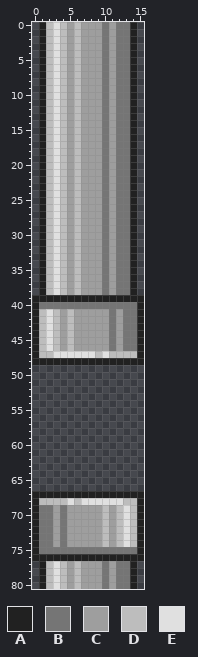
One commit to this sprite sheet: sprites/spr_flappyBirdPipe/9708090f-5f1f-4d06-b54e-a9c6e8c786bc.png. Above, as it was before the edit.
The file is 16x81 pixels.
Palette (. is transparent): A #212121  B #757575  C #9e9e9e  D #bdbdbd  E #e0e0e0
Pixels before, first column x 0:
 0 .ADEDCDCCCBCBBA.
 1 .ADEDCDCCCBCBBA.
 2 .ADEDCDCCCBCBBA.
 3 .ADEDCDCCCBCBBA.
 4 .ADEDCDCCCBCBBA.
 5 .ADEDCDCCCBCBBA.
 6 .ADEDCDCCCBCBBA.
 7 .ADEDCDCCCBCBBA.
 8 .ADEDCDCCCBCBBA.
 9 .ADEDCDCCCBCBBA.
10 .ADEDCDCCCBCBBA.
11 .ADEDCDCCCBCBBA.
12 .ADEDCDCCCBCBBA.
13 .ADEDCDCCCBCBBA.
14 .ADEDCDCCCBCBBA.
15 .ADEDCDCCCBCBBA.
16 .ADEDCDCCCBCBBA.
17 .ADEDCDCCCBCBBA.
18 .ADEDCDCCCBCBBA.
19 .ADEDCDCCCBCBBA.
20 .ADEDCDCCCBCBBA.
21 .ADEDCDCCCBCBBA.
22 .ADEDCDCCCBCBBA.
23 .ADEDCDCCCBCBBA.
24 .ADEDCDCCCBCBBA.
25 .ADEDCDCCCBCBBA.
26 .ADEDCDCCCBCBBA.
27 .ADEDCDCCCBCBBA.
28 .ADEDCDCCCBCBBA.
29 .ADEDCDCCCBCBBA.
30 .ADEDCDCCCBCBBA.
31 .ADEDCDCCCBCBBA.
32 .ADEDCDCCCBCBBA.
33 .ADEDCDCCCBCBBA.
34 .ADEDCDCCCBCBBA.
35 .ADEDCDCCCBCBBA.
36 .ADEDCDCCCBCBBA.
37 .ADEDCDCCCBCBBA.
38 .ADEDCDCCCBCBBA.
39 AAAAAAAAAAAAAAAA
40 ABBBBBBBBBBBBBBA
41 ADEDCDCCCCCBCBBA
42 ADEDCDCCCCCBCBBA
43 ADEDCDCCCCCBCBBA
44 ADEDCDCCCCCBCBBA
45 ADEDCDCCCCCBCBBA
46 ADEDCDCCCCCBCBBA
47 ADDEEEEEEDEDDDDA
48 AAAAAAAAAAAAAAAA
49 ................
50 ................
51 ................
52 ................
53 ................
54 ................
55 ................
56 ................
57 ................
58 ................
59 ................
60 ................
61 ................
62 ................
63 ................
64 ................
65 ................
66 ................
67 AAAAAAAAAAAAAAAA
68 ADDDDEDEEEEEEDDA
69 ABBCBCCCCCDCDEDA
70 ABBCBCCCCCDCDEDA
71 ABBCBCCCCCDCDEDA
72 ABBCBCCCCCDCDEDA
73 ABBCBCCCCCDCDEDA
74 ABBCBCCCCCDCDEDA
75 ABBBBBBBBBBBBBBA
76 AAAAAAAAAAAAAAAA
77 .ADEDCDCCCBCBBA.
78 .ADEDCDCCCBCBBA.
79 .ADEDCDCCCBCBBA.
80 .ADEDCDCCCBCBBA.
Now the later version:
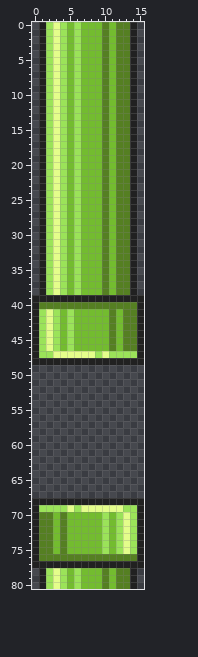
The edit:
Colour B changes from #757575 to #557f22.
Colour C changes from #9e9e9e to #73bc2f.
Colour D changes from #bdbdbd to #9be359.
Colour E changes from #e0e0e0 to #e4fd8b.
Colour A is added in row 77 at x 0 and 15.
Colour A replaces colour B in row 77 at x 10 and 12 to 13.
Colour A replaces colour C in row 77 at x 5, 7 to 9 and 11.
Colour A replaces colour D in row 68 at x 1 to 4, 6 and 13 to 14; in row 77 at x 2, 4 and 6.
Colour A replaces colour E in row 68 at x 5 and 7 to 12; in row 77 at x 3.
Colour B replaces colour A in row 76 at x 1 to 14.
Colour C replaces colour B in row 75 at x 3, 5 to 9 and 11.
Colour D replaces colour B in row 69 at x 1 to 2 and 4; in row 75 at x 10, 12 and 14.
Colour D replaces colour C in row 69 at x 3 and 6.
Colour D replaces colour E in row 69 at x 13.
Colour E replaces colour B in row 75 at x 13.
Colour E replaces colour C in row 69 at x 5, 7 to 9 and 11.
Colour E replaces colour D in row 69 at x 10 and 12.
Colour A is gone in row 67 at x 0 to 15.
Where, in picture pixels (left, top, right, bottom), the same in both pictures:
changed: (39, 22, 137, 358)
changed: (32, 491, 144, 589)
